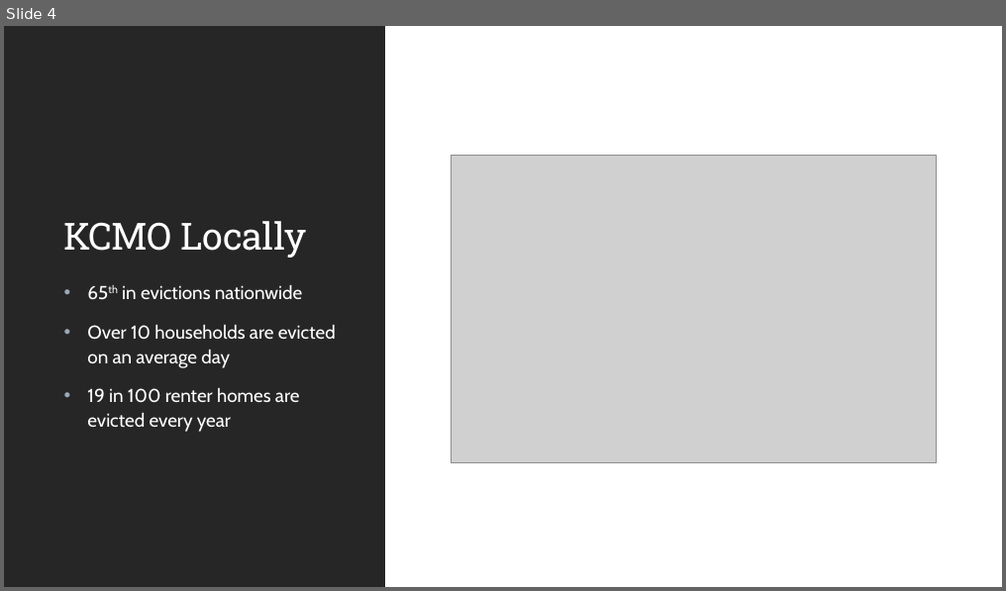
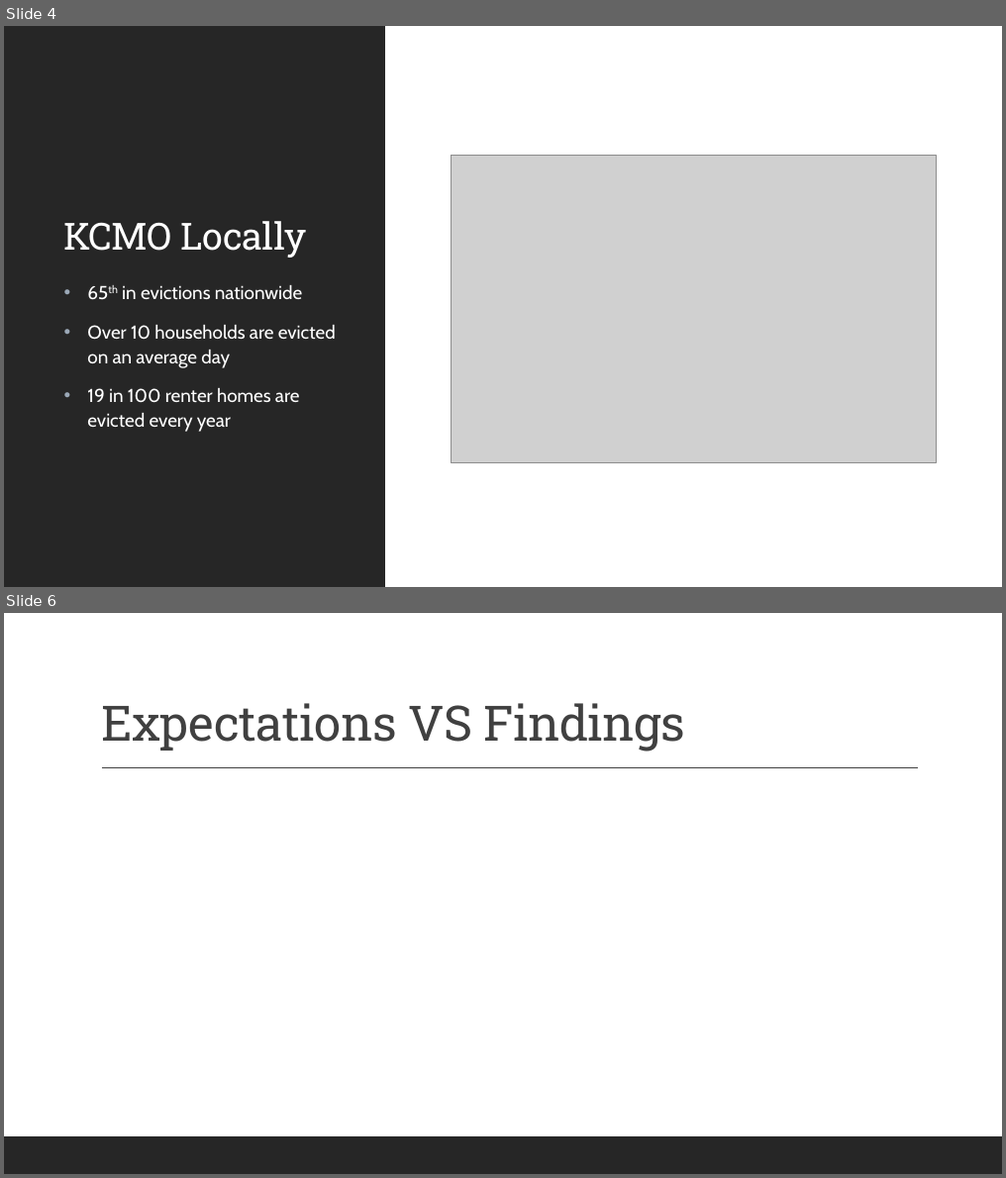
Before and after one commit to CecilyGriffin/EvictionPrediction, a slide deck: EvictionPrediction.pptx. Shown one above the other, each under a label of ours: slide 4 before the commit, slides 4 and 6 after it; the slides between them are not shown. The pictures are 1006x591 and 1006x1178 pixels, drawn with LibreOffice and Linux fonts; fonts in the diff are those of the drawing; grey boxes stand for pictures. Boxes give left, top, right and bottom in pixels: in the first picture for what was removed or moved away, otherwise in the second. Text is boxed around its words. In the diff, an @@ line names an element or a change of style, - is before the commit and + after.

```diff
--- a/EvictionPrediction.pptx
+++ b/EvictionPrediction.pptx
@@ slide 6 added at (4, 613, 1002, 1174), background #FFFFFF @@
@@ title added at (101, 703, 685, 752), 47 pt, text #404040 @@
+Expectations VS Findings
@@ line added from (102, 768) to (918, 768), #404040 1 pt @@
@@ rectangle added at (4, 1137, 1002, 1174), fill #262626 @@
```
Also in this commit, not shown: 3 other slides added, 1 other file.
